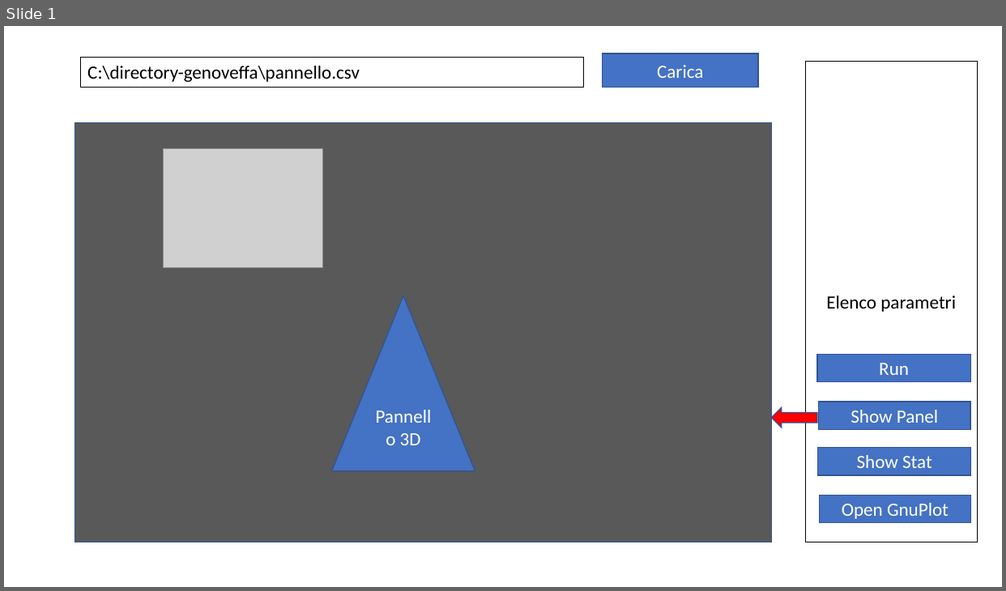
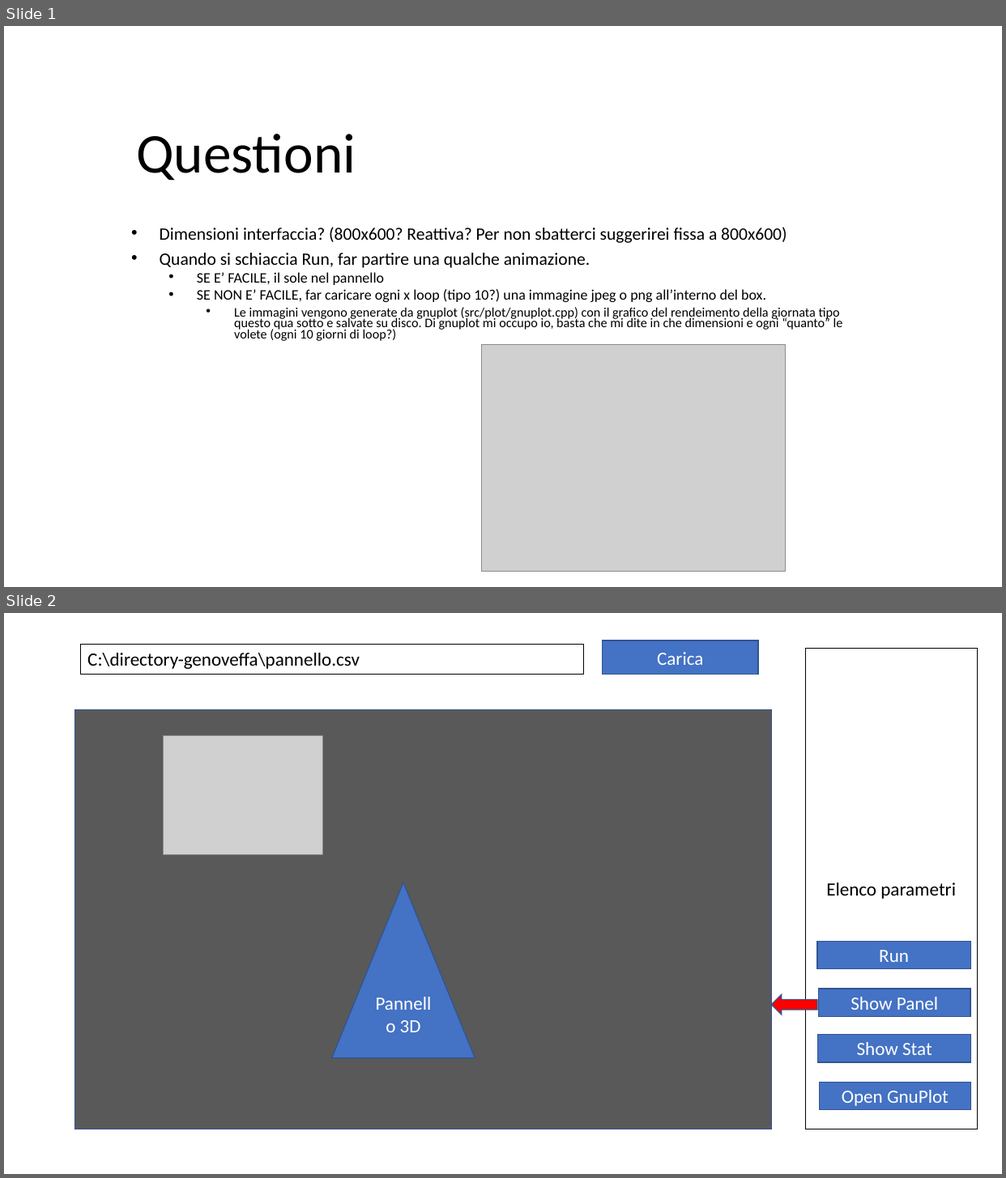
Before and after one commit to dgasparri/pv-creativity, a slide deck: doc/interfaccia.pptx. Shown one above the other, each under a label of ours: slide 1 before the commit, slides 1 and 2 after it. The pictures are 1006x591 and 1006x1178 pixels, drawn with LibreOffice and Linux fonts; fonts in the diff are those of the drawing; grey boxes stand for pictures. Boxes give left, top, right and bottom in pixels: in the first picture for what was removed or moved away, otherwise in the second. Text is boxed around its words. In the diff, an @@ line names an element or a change of style, - is before the commit and + after.

Commit message:
modifiche a interfaccia.pptx

```diff
--- a/doc/interfaccia.pptx
+++ b/doc/interfaccia.pptx
@@ slide 1 added at [4, 26, 1002, 587], background #FFFFFF @@
@@ title added at [136, 134, 356, 181], 54 pt, text #000000 @@
+Questioni
@@ subtitle added at [160, 227, 843, 341], 12.6 pt, text #000000 @@
+• Dimensioni interfaccia? (800x600? Reattiva? Per non sbatterci suggerirei fissa a 800x600)
+• Quando si schiaccia Run, far partire una qualche animazione.
+  • SE E’ FACILE, il sole nel pannello
+  • SE NON E’ FACILE, far caricare ogni x loop (tipo 10?) una immagine jpeg o png all’interno del box.
+    • Le immagini vengono generate da gnuplot (src/plot/gnuplot.cpp) con il grafico del rendeimento della giornata tipo questo qua sotto e salvate su disco. Di gnuplot mi occupo io, basta che mi dite in che dimensioni e ogni “quanto” le volete (ogni 10 giorni di loop?)
@@ picture added at [482, 345, 786, 572] @@
@@ what was slide 1 is now slide 2 @@
```
Also in this commit, not shown: 1 slide changed, 1 other slide added, 6 other files.
